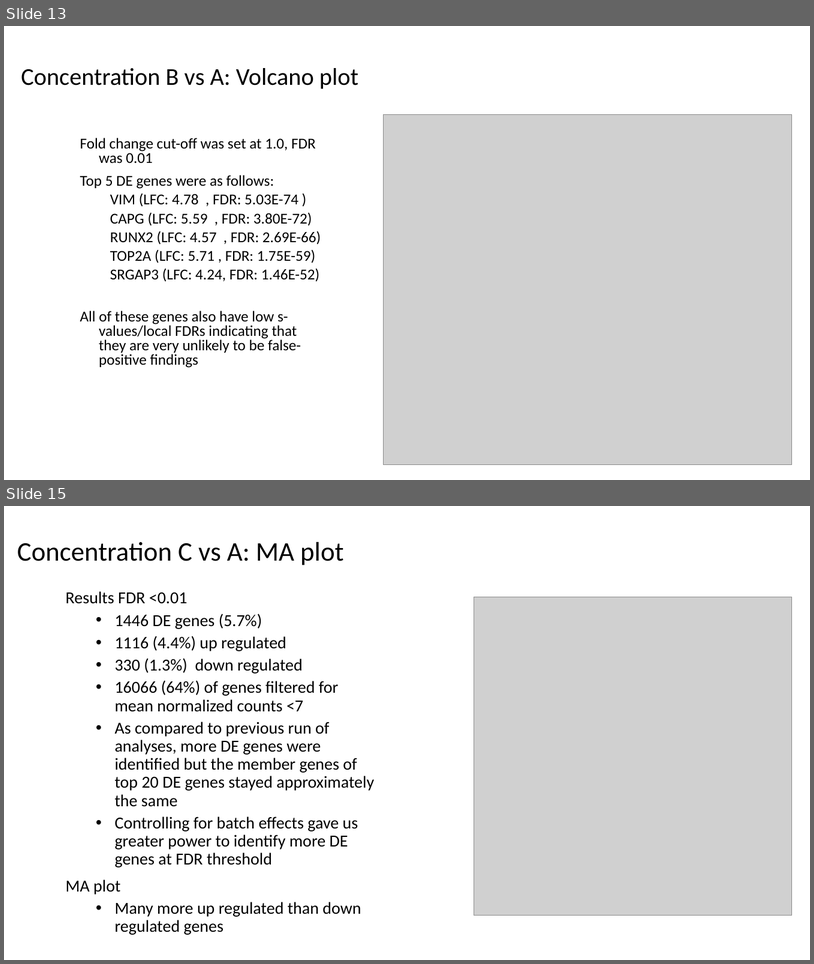
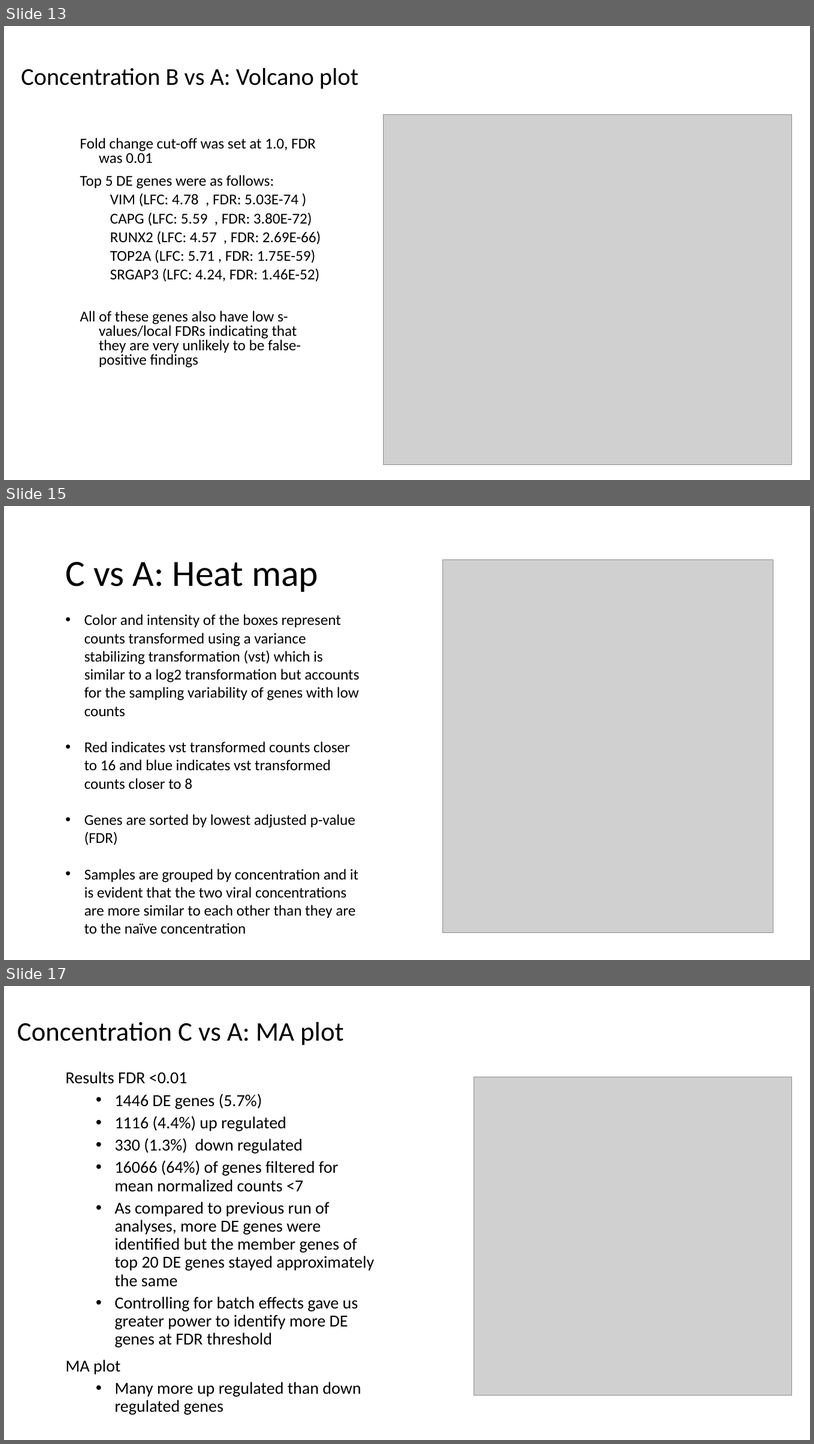
Before and after one commit to EmoryIntegratedComputationalCore/SSU11755, a slide deck: SSU11755_RNAseqsummary_01032020.pptx. Shown one above the other, each under a label of ours: slides 13 and 15 before the commit, slides 13, 15 and 17 after it; the slides between them are not shown. The pictures are 814x964 and 814x1444 pixels, drawn with LibreOffice and Linux fonts; fonts in the diff are those of the drawing; grey boxes stand for pictures. Boxes give left, top, right and bottom in pixels: in the first picture for what was removed or moved away, otherwise in the second. Text is boxed around its words. In the diff, an @@ line names an element or a change of style, - is before the commit and + after.

```diff
--- a/SSU11755_RNAseqsummary_01032020.pptx
+++ b/SSU11755_RNAseqsummary_01032020.pptx
@@ slide 15 added at [4,506,810,960], background #FFFFFF @@
@@ title added at [65,562,318,592], 44 pt, text #000000 @@
+C vs A: Heat map
@@ picture added at [443,560,774,933] @@
@@ text added at [84,614,359,934], 18 pt, text #000000 @@
+• Color and intensity of the boxes represent counts transformed using a variance stabilizing transformation (vst) which is similar to a log2 transformation but accounts for the sampling variability of genes with low counts
+• Red indicates vst transformed counts closer to 16 and blue indicates vst transformed counts closer to 8
+• Genes are sorted by lowest adjusted p-value (FDR)
+• Samples are grouped by concentration and it is evident that the two viral concentrations are more similar to each other than they are to the naïve concentration
@@ what was slide 15 is now slide 17 @@
```
Also in this commit, not shown: 1 slide changed, 1 other slide added, 8 other files.
